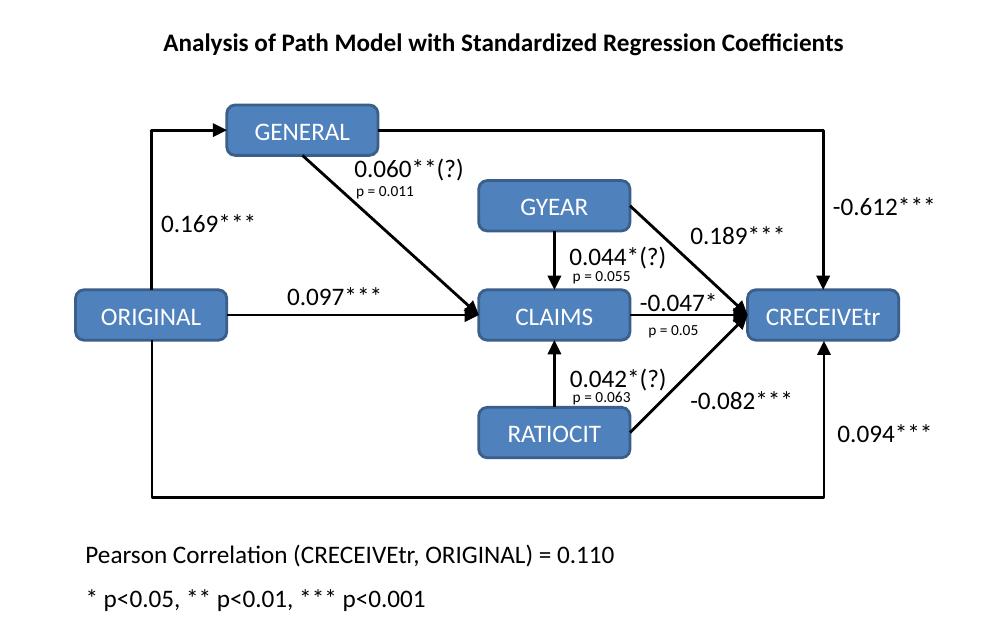
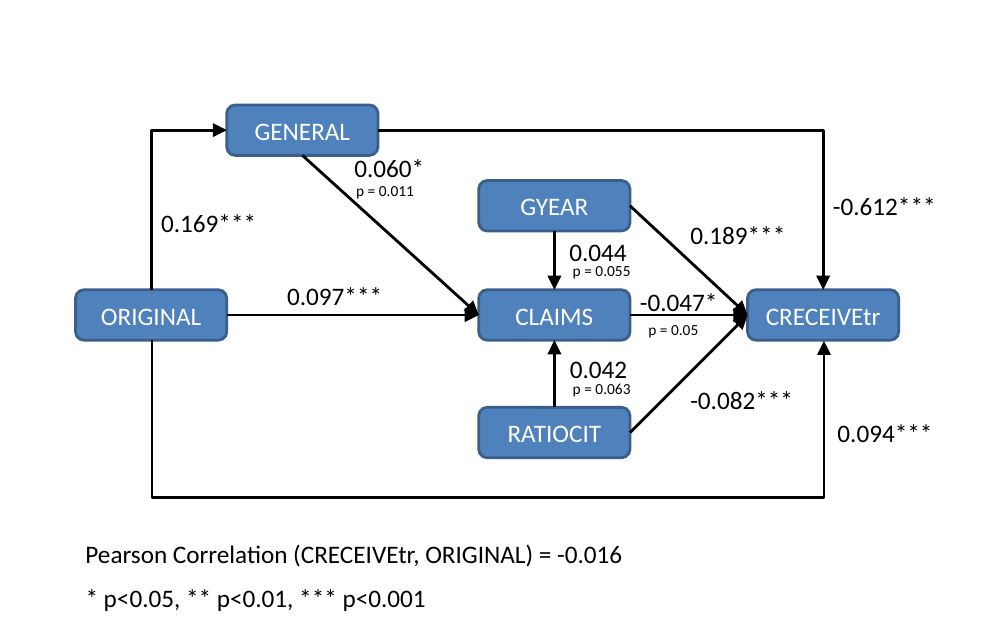
Before and after one commit to SLU-Courses-Townes/SOC6100, a slide deck: slide 2 of Assignments/Assignment03/Docs/Townes_SOC6100_Assignment03_PathModel_Diagram_v00.pptx. Drawn at 1008x630 pixels with LibreOffice and Linux fonts; fonts in the diff are those of the drawing. Boxes give left, top, right and bottom in pixels: in the first picture for what was removed or moved away, otherwise in the second. Text is boxed around its words. In the diff, an @@ line names an element or a change of style, - is before the commit and + after.

Commit message:
Assignment 03 analysis

```diff
--- a/Assignments/Assignment03/Docs/Townes_SOC6100_Assignment03_PathModel_Diagram_v00.pptx
+++ b/Assignments/Assignment03/Docs/Townes_SOC6100_Assignment03_PathModel_Diagram_v00.pptx
@@ text removed at <box>163,33,844,56</box> @@
-Analysis of Path Model with Standardized Regression Coefficients
@@ text at <box>354,156,424,178</box>: text changed @@
-0.060**(?)
+0.060*
@@ text "p = 0.055": place and size @@
-text "p = 0.055" at <box>573,271,630,284</box>
+text "p = 0.055" at <box>573,266,630,279</box>
@@ text at <box>569,244,626,267</box>: text changed @@
-0.044*(?)
+0.044
@@ text "p = 0.063": place and size @@
-text "p = 0.063" at <box>573,391,630,407</box>
+text "p = 0.063" at <box>573,383,630,397</box>
@@ text at <box>570,361,627,385</box>: text changed @@
-0.042*(?)
+0.042
@@ text at <box>85,544,622,567</box>: text changed @@
-Pearson Correlation (CRECEIVEtr, ORIGINAL) = 0.110
+Pearson Correlation (CRECEIVEtr, ORIGINAL) = -0.016
```
Also in this commit, not shown: 1 other slide changed, 2 slides added, 1 other file.
